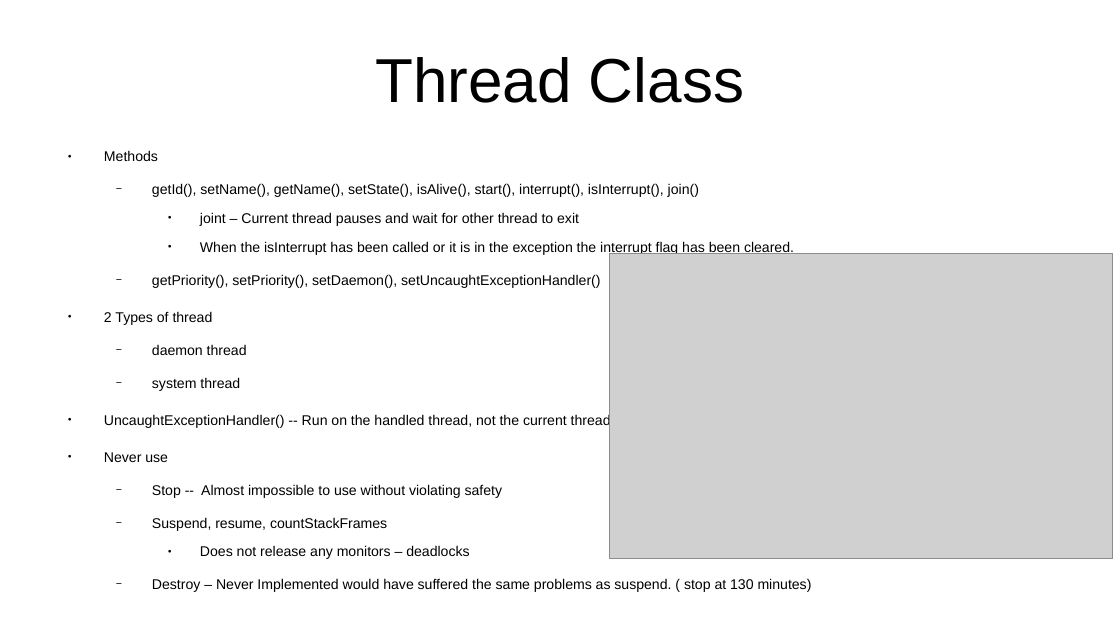
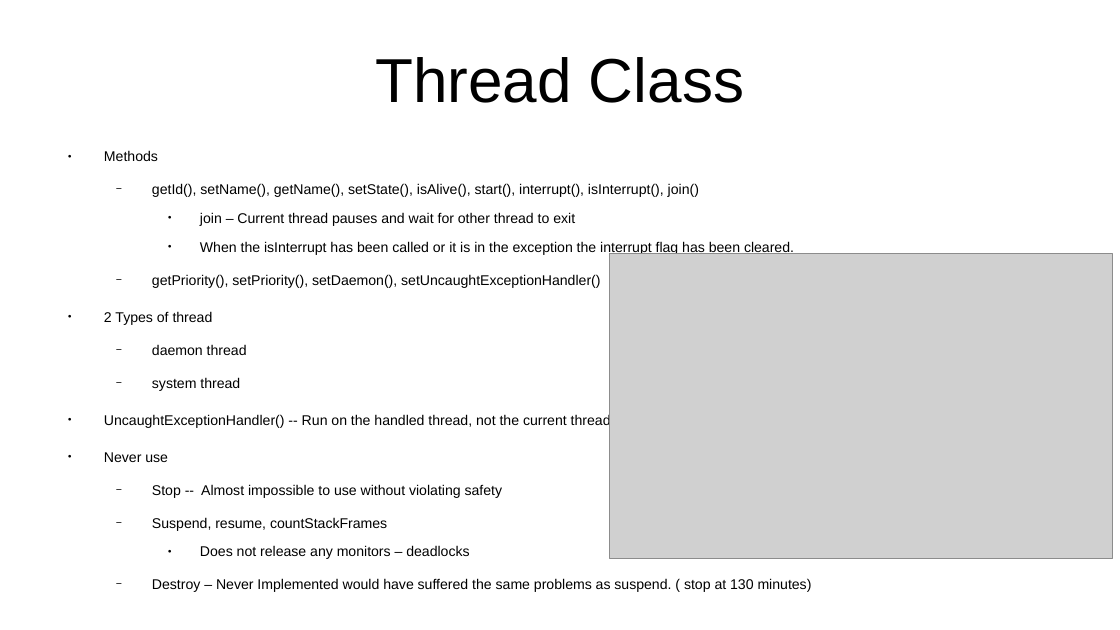
Before and after one commit to CharlesStockman/notesFromCourses, a slide deck: slide 15 of java/core/Concurrency in Two Weeks.odp. Drawn at 1120x630 pixels with LibreOffice and Linux fonts; fonts in the diff are those of the drawing; grey boxes stand for pictures. Boxes give left, top, right and bottom in pixels: in the first picture for what was removed or moved away, otherwise in the second. Text is boxed around its words. In the diff, an @@ line names an element or a change of style, - is before the commit and + after.

```diff
--- a/java/core/Concurrency in Two Weeks.odp
+++ b/java/core/Concurrency in Two Weeks.odp
@@ text at [200,212,575,226]: text changed @@
-    ● joint – Current thread pauses and wait for other thread to exit
+    ● join – Current thread pauses and wait for other thread to exit
```
Also in this commit, not shown: 3 other slides changed, 18 other files.
